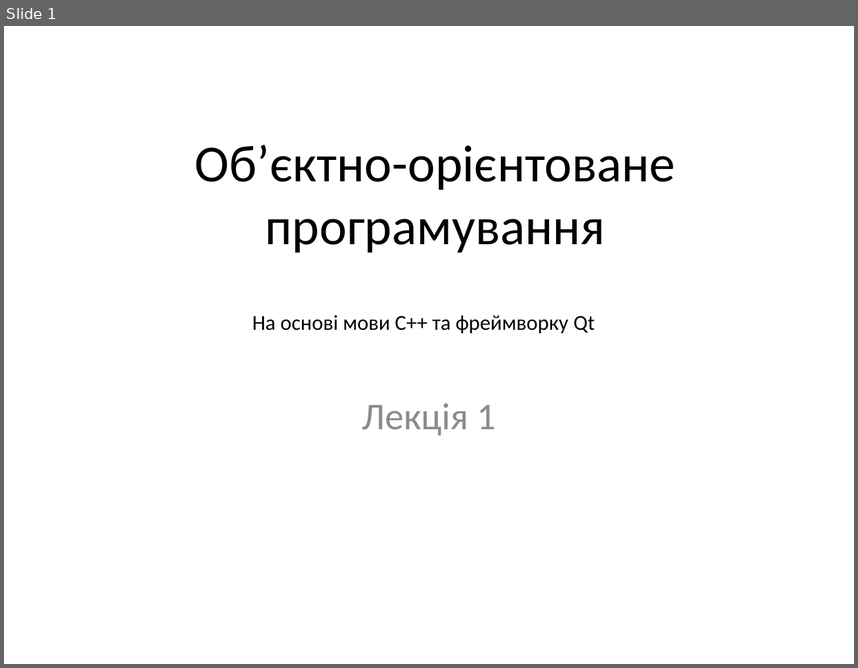
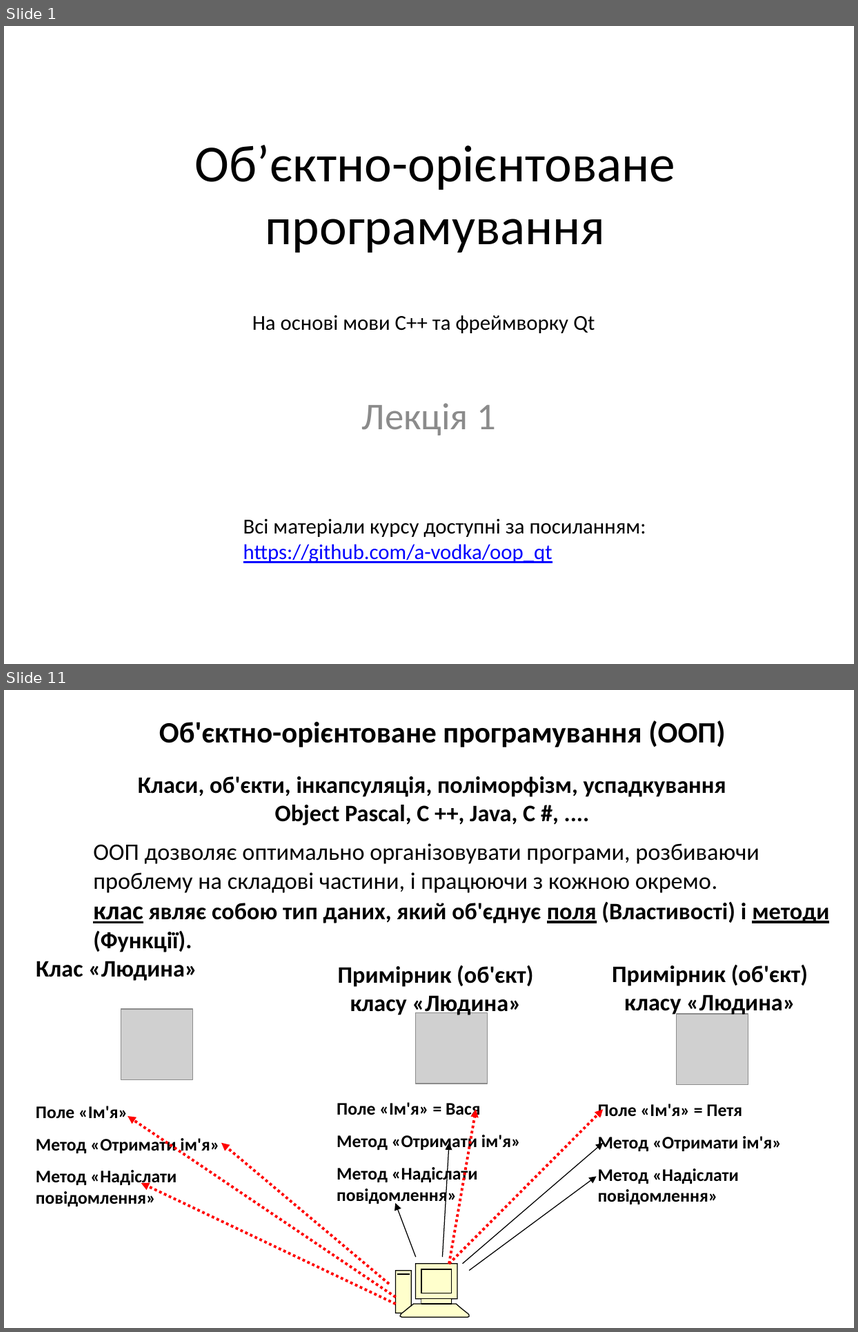
Before and after one commit to a-vodka/oop_qt, a slide deck: lecture-01.pptx. Shown one above the other, each under a label of ours: slide 1 before the commit, slides 1 and 11 after it; the slides between them are not shown. The pictures are 858x668 and 858x1332 pixels, drawn with LibreOffice and Linux fonts; fonts in the diff are those of the drawing; grey boxes stand for pictures; background and template pictures are left out. Boxes give left, top, right and bottom in pixels: in the first picture for what was removed or moved away, otherwise in the second. Text is boxed around its words. In the diff, an @@ line names an element or a change of style, - is before the commit and + after.

```diff
--- a/lecture-01.pptx
+++ b/lecture-01.pptx
@@ slide 11 added at [4,690,854,1328], background picture (left out) @@
@@ text added at [159,720,725,747], 25 pt, text #000000, bold @@
+Об'єктно-орієнтоване програмування (ООП)
@@ text added at [138,776,726,825], 20 pt, text #000000, bold @@
+Класи, об'єкти, інкапсуляція, поліморфізм, успадкування
+Object Pascal, C ++, Java, C #, ....
@@ text added at [93,843,829,952], 20 pt, text #000000 @@
+ООП дозволяє оптимально організовувати програми, розбиваючи проблему на складові частини, і працюючи з кожною окремо.
+клас являє собою тип даних, який об'єднує поля (Властивості) і методи (Функції).
@@ text added at [36,960,197,980], 20 pt, text #000000, bold @@
+Клас «Людина»
@@ text added at [338,965,533,1017], 20 pt, text #000000, bold @@
+Примірник (об'єкт) класу «Людина»
@@ text added at [612,964,808,1016], 20 pt, text #000000, bold @@
+Примірник (об'єкт) класу «Людина»
@@ picture added at [121,1009,193,1079] @@
@@ picture added at [415,1012,487,1083] @@
@@ picture added at [677,1014,748,1085] @@
@@ text added at [337,1102,521,1205], 15 pt, text #000000, bold @@
+Поле «Ім'я» = Вася
+Метод «Отримати ім'я»
+Метод «Надіслати повідомлення»
@@ text added at [598,1103,782,1204], 15 pt, text #000000, bold @@
+Поле «Ім'я» = Петя
+Метод «Отримати ім'я»
+Метод «Надіслати повідомлення»
@@ text added at [36,1105,219,1206], 15 pt, text #000000, bold @@
+Поле «Ім'я»
+Метод «Отримати ім'я»
+Метод «Надіслати повідомлення»
@@ arrow added from (396, 1297) to (128, 1116), #FF0000 2.24 pt dashed @@
@@ arrow added from (450, 1263) to (476, 1109), #FF0000 2.24 pt dashed @@
@@ arrow added from (450, 1263) to (604, 1109), #FF0000 2.24 pt dashed @@
@@ arrow added from (389, 1283) to (221, 1142), #FF0000 2.24 pt dashed @@
@@ arrow added from (443, 1256) to (450, 1142), #000000 0.74 pt @@
@@ arrow added from (462, 1263) to (604, 1142), #000000 0.74 pt @@
@@ arrow added from (396, 1304) to (141, 1183), #FF0000 2.24 pt dashed @@
@@ arrow added from (469, 1270) to (597, 1176), #000000 0.74 pt @@
@@ arrow added from (415, 1256) to (395, 1203), #000000 0.74 pt @@
@@ freeform shape added at [396,1263,470,1317], fill #FFFFCC, outline #000000 0.74 pt @@
@@ slide 1 changed as well @@
@@ text added at [243,519,646,563], 18 pt, text #000000 @@
+Всі матеріали курсу доступні за посиланням:
+https://github.com/a-vodka/oop_qt
```
Also in this commit, not shown: 37 other slides added, 3 other files.
